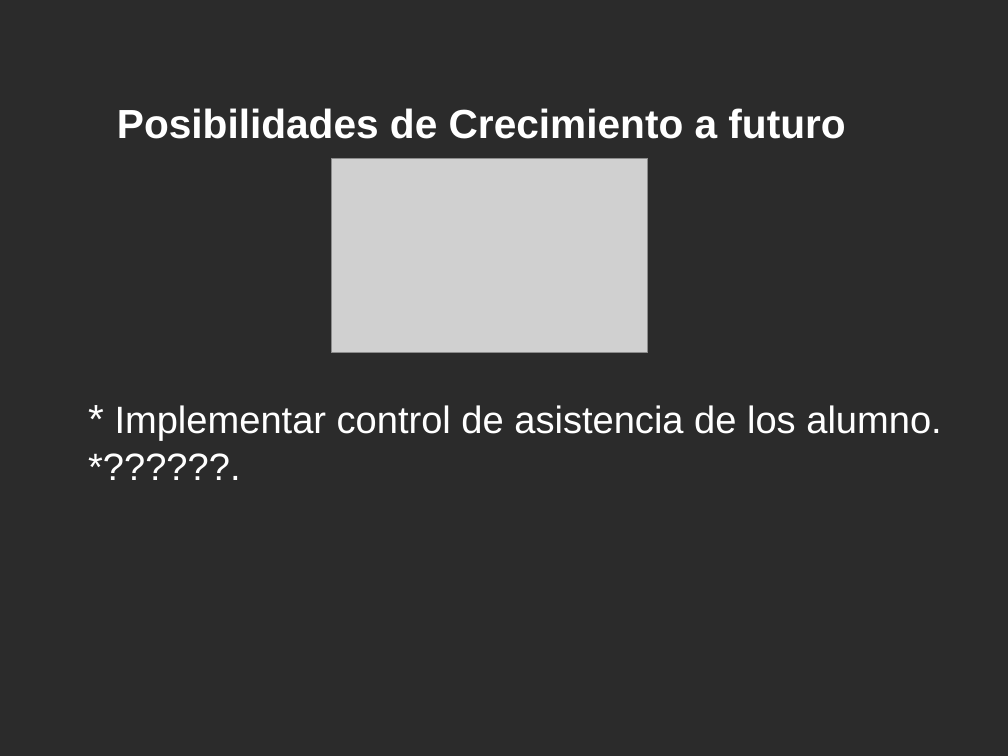
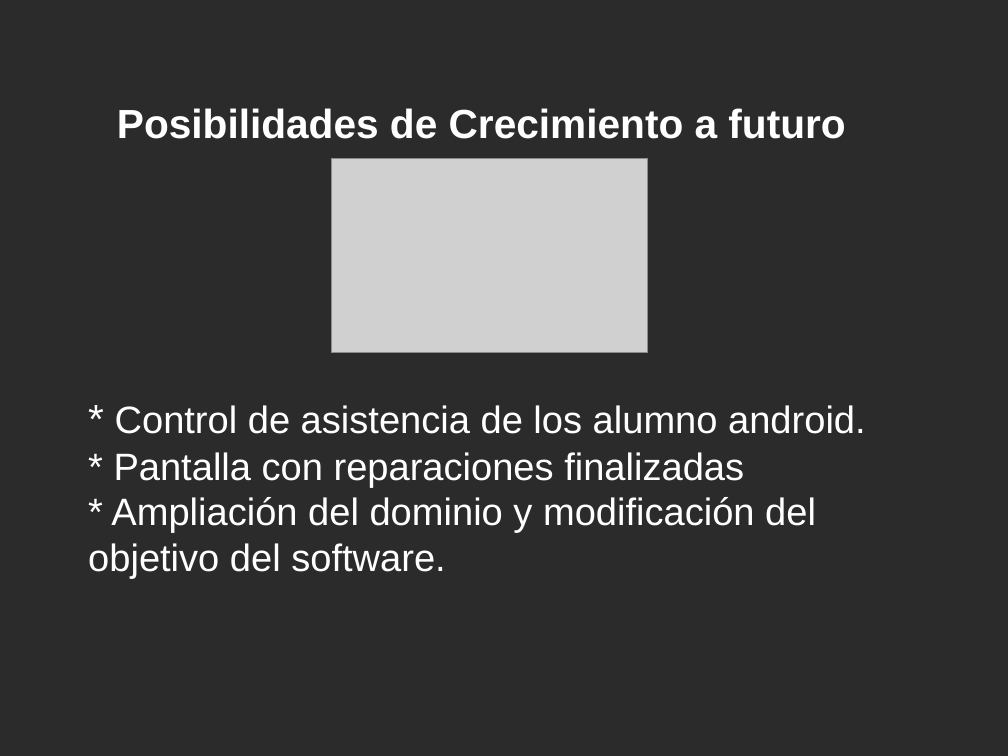
Before and after one commit to Estudiantina/Estudiantina, a slide deck: slide 17 of documentacion/presentacion/presentacion.odp. Drawn at 1008x756 pixels with LibreOffice and Linux fonts; fonts in the diff are those of the drawing; grey boxes stand for pictures; background and template pictures are left out; a plain dark background stands for a picture behind light text. Boxes give left, top, right and bottom in pixels: in the first picture for what was removed or moved away, otherwise in the second. Text is boxed around its words. In the diff, an @@ line names an element or a change of style, - is before the commit and + after.

```diff
--- a/documentacion/presentacion/presentacion.odp
+++ b/documentacion/presentacion/presentacion.odp
@@ text at [88, 405, 866, 579]: text changed @@
-* Implementar control de asistencia de los alumno.
-*??????.
+* Control de asistencia de los alumno android.
+* Pantalla con reparaciones finalizadas
+* Ampliación del dominio y modificación del
+objetivo del software.
```
Also in this commit, not shown: 3 other slides changed.
